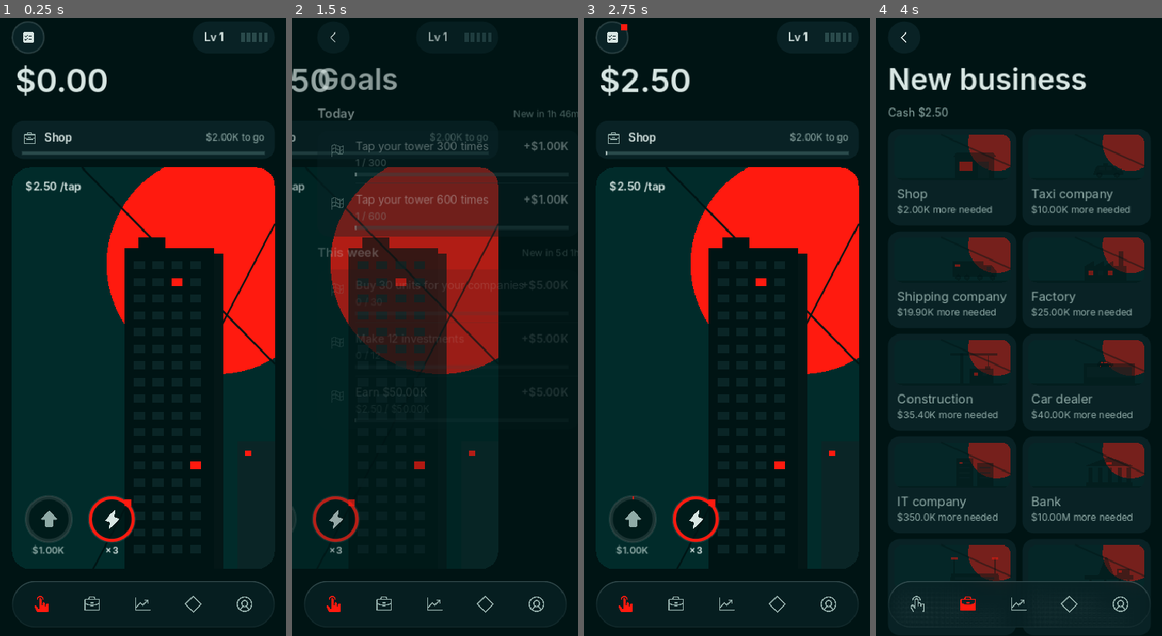
Above: before the commit, frames 1-4 (left to right).
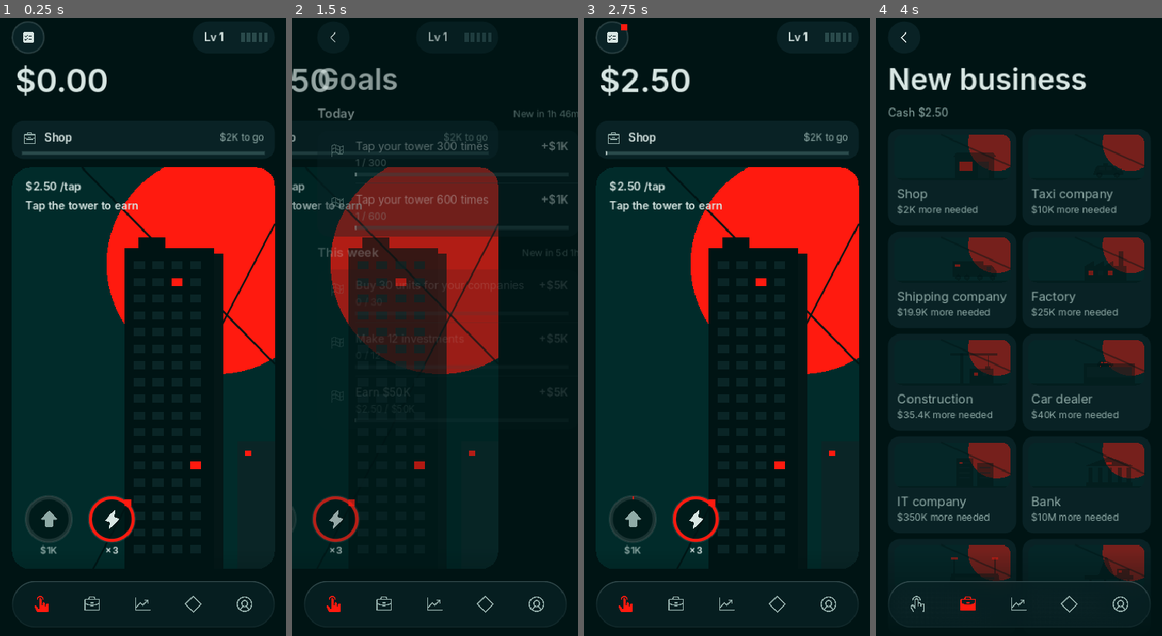
Above: after the commit, the same moments.

Repository: ytjustjosh17-cpu/MCG
Game: Godot game, scene res://scenes/main.tscn
Two runs of this game, one before a commit and one after it. Both use one fixed random seed, a clock stepped at 60 frames per second and the inputs below.
Inputs (mouse positions are in pixels of both pictures, inside the frame that each line leads up to):
- Up to frame 1 (0.25 s): no input
- Up to frame 2 (1.5 s): click "$1.00K" (after the commit: "$1K") at 0.5 s; click (320, 36) at 1.25 s
- Up to frame 3 (2.75 s): click (624, 605) at 2.02 s
- Up to frame 4 (4 s): click "Shop" at 2.75 s; click "New" at 3.5 s

The runs differ from the first frame. In frame 1, 0.5% of the frame differs, in the area x 8-93%, y 18-87%; in frame 2, 0.4%; in frame 3, 0.5%; in frame 4, 1.5%, in the area x 11-94%, y 30-92%.

Commit message:
Design review fixes, round 1
- Business tab: income labelled, boost bar clearer and hidden until you
  own a company, empty state leads to the first company
- Cleaner money format ($32K, $1.2M), merger wording, 44 px controls
- Company and coin pages open on 1D, matching the lists
- Owned marks are neutral (red stays for the sun), first-time tap hint,
  business picker sorted by what you can afford, fade behind the tab bar
- Rival beaten is a toast, not a blocking card; plainer investing words

Co-Authored-By: Claude Opus 5.5 <noreply@anthropic.com>
Claude-Session: https://claude.ai/code/session_01G43aEuqkjUy83khniNYyKE

Diff:
--- a/game/scripts/asset_detail.gd
+++ b/game/scripts/asset_detail.gd
@@ -70,6 +70,8 @@
 	_chart.scrub.connect(_on_scrub)
 	body.add_child(_chart)
 	_seg = Segmented.new(RANGES)
+	_seg.select(1)  # 1D, the same window the lists show
+	_chart.set_range("1D")
 	_seg.changed.connect(func(i: int):
 		Kit.haptic("selection")
 		_chart.set_range(RANGES[i])
@@ -86,7 +88,7 @@
 	separator(c)
 	_profit = _line(c, "Profit")
 	separator(c)
-	_extra = _line(c, "Dividends" if kind == "share" else "Staking")
+	_extra = _line(c, "Pays you" if kind == "share" else "Staking earns")
 	_extra_name = _extra.get_parent().get_child(0)
 	var h := HBoxContainer.new()
 	h.add_theme_constant_override("separation", 8)
@@ -97,6 +99,8 @@
 
 	if kind == "coin":
 		section("Staking", "%.2f%% a day" % (Game.stake_rate(sym) * 2400.0))
+		var hint := UI.label("Lock coins for 24 h and they earn more coins.", 13, UI.SUB)
+		body.add_child(hint)
 		var sc := card()
 		_stake_card = sc.get_parent()
 		_staked = _line(sc, "Locked")
@@ -112,7 +116,7 @@
 	else:
 		section("Stats")
 		var st := card()
-		_line(st, "Dividend").text = "%.1f%%" % (float(a[3]) * 1000.0)
+		_line(st, "Yearly payout").text = "%.1f%%" % (float(a[3]) * 1000.0)
 		separator(st)
 		_line(st, "Sector").text = a[4]
 		separator(st)
@@ -198,6 +202,9 @@
 	var pct := gain / paid * 100.0 if paid > 0.0 else 0.0
 	_profit.text = "None" if total <= 0.0 else "%s%s (%.1f%%)" % ["▲ +" if gain >= 0 else "▼ −", Game.money_short(absf(gain)), absf(pct)]
 	_profit.add_theme_color_override("font_color", UI.TEXT if total <= 0.0 else UI.change_color(gain))
+	if total > 0.0 and absf(pct) < 0.05:
+		_profit.text = "No change yet"
+		_profit.add_theme_color_override("font_color", UI.SUB)
 	if kind == "share":
 		var a := _asset()
 		_extra.text = Game.money_short(free * Game.price(sym) * float(a[3]) * Data.STOCK_DIV_SCALE * Game.global_mult()) + " /h"
--- a/game/scripts/business_detail.gd
+++ b/game/scripts/business_detail.gd
@@ -144,14 +144,14 @@
 	var cut := int(Data.MANAGER_CUT * 100.0)
 	if Game.has_manager(id):
 		_mgr_title.text = "Manager hired"
-		_mgr_body.text = "Expands when full · takes %d%%" % cut
+		_mgr_body.text = "Expands when full · keeps %d%%" % cut
 		_mgr_btn.visible = false
 	else:
 		_mgr_title.text = "Manager"
-		_mgr_body.text = "Expands for you when full, even while you're away. Takes %d%% of income." % cut
+		_mgr_body.text = "Expands when full, even while you're away · keeps %d%%" % cut
 		_mgr_btn.visible = true
 		_mgr_btn.text = "Hire · " + Game.money_short(Game.manager_cost(id))
-		Page.set_enabled(_mgr_btn, Game.cash >= Game.manager_cost(id), false)
+		Page.set_enabled(_mgr_btn, Game.cash >= Game.manager_cost(id), true)
 	if units >= cap:
 		_unit_note.text = "Full"
 		_buy.text = "Full"
--- a/game/scripts/business_page.gd
+++ b/game/scripts/business_page.gd
@@ -8,6 +8,8 @@
 var _list: VBoxContainer
 var _cards := {}
 var _empty: Control
+var _income_note: Label
+var _boost_card: Control
 
 
 func _init() -> void:
@@ -20,7 +22,10 @@
 	_income.add_theme_font_override("font", UI.DISPLAY)
 	_income.add_theme_color_override("font_color", UI.TEXT)
 	body.add_child(_income)
+	_income_note = UI.label("From your companies", 13, UI.SUB)
+	body.add_child(_income_note)
 	var c := card()
+	_boost_card = c.get_parent()
 	_boost = Row.new("bolt", "", false)
 	(_boost.lead as Icon).set_style(UI.RED)
 	_boost.pressed.connect(_on_boost)
@@ -34,28 +39,35 @@
 	_list = VBoxContainer.new()
 	_list.add_theme_constant_override("separation", 12)
 	body.add_child(_list)
-	_empty = UI.panel(UI.PANEL, 16)
-	_empty.custom_minimum_size = Vector2(0, 96)
-	var el := UI.label("Open a company to earn every hour.", 15, UI.SUB)
-	el.autowrap_mode = TextServer.AUTOWRAP_WORD_SMART
-	el.set_anchors_and_offsets_preset(Control.PRESET_FULL_RECT)
-	el.offset_left = 16
-	el.offset_right = -16
-	el.vertical_alignment = VERTICAL_ALIGNMENT_CENTER
-	_empty.add_child(el)
-	_list.add_child(_empty)
+	# Empty state: one clear way forward.
+	var first: Dictionary = Data.BUSINESSES[0]
+	var er := Row.new("business")
+	er.custom_minimum_size = Vector2(0, 72)
+	er.set_texts("Open your first company", "It earns every hour, even while you're away", Game.money_short(float(first["cost"])))
+	er.pressed.connect(func():
+		Kit.tick()
+		push_page.emit(StartBusinessPage.new()))
+	var ec := card(_list)
+	ec.add_child(er)
+	_empty = ec.get_parent()
 
 
 func refresh() -> void:
 	if _income == null:
 		return
 	_income.set_value(Game.business_per_hour())
+	var has := Game.companies() > 0
+	_boost_card.visible = has
+	_income.visible = has
+	_income_note.visible = has
+	_boost.value_l.add_theme_color_override("font_color", UI.TEXT)
 	if Game.ibost_active():
-		_boost.set_texts("×2 income", "", Game.clock(Game.ibost_left()))
+		_boost.set_texts("×2 income on", "", Game.clock(Game.ibost_left()))
 	elif Game.ibost_ready():
-		_boost.set_texts("×2 income · 4 h", "", "Start" if Game.companies() > 0 else "")
+		_boost.set_texts("×2 income for 4 h", "Free, then rests for a while", "Start")
+		_boost.value_l.add_theme_color_override("font_color", UI.RED)
 	else:
-		_boost.set_texts("×2 income", "", Game.clock(Game.ibost_cooldown_left()))
+		_boost.set_texts("×2 income", "Ready again in", Game.clock(Game.ibost_cooldown_left()))
 	_count.text = "%d of %d" % [Game.companies(), Data.BUSINESSES.size()]
 	_empty.visible = Game.companies() == 0
 	for b in Data.BUSINESSES:
--- a/game/scripts/earn_page.gd
+++ b/game/scripts/earn_page.gd
@@ -18,6 +18,7 @@
 var _level_btn: IconButton
 var _boost_btn: IconButton
 var _goal: GoalCard
+var _hint: Label
 
 
 func _ready() -> void:
@@ -63,6 +64,10 @@
 	_per_tap = UI.label("", 15, UI.TEXT, true)
 	_per_tap.position = Vector2(18, 16)
 	_card.add_child(_per_tap)
+	# First-time hint, gone after a few taps.
+	_hint = UI.label("Tap the tower to earn", 15, UI.TEXT, true)
+	_hint.position = Vector2(18, 42)
+	_card.add_child(_hint)
 	_level_btn = IconButton.new("level", 64.0)
 	_level_btn.custom_minimum_size = Vector2(80, 86)
 	_level_btn.pressed.connect(_on_level_up)
@@ -119,6 +124,7 @@
 	_goal.set_goal(Game.next_goal())
 	if had != _goal.visible:
 		_layout.call_deferred()
+	_hint.visible = Game.taps < 10
 	_per_tap.text = Game.money_short(Game.tap_value() * (Game.BOOST_MULT if Game.boost_active() else 1.0)) + " /tap"
 	var maxed := Game.level >= Data.MAX_LEVEL
 	var can := Game.can_level_up()
--- a/game/scripts/game_state.gd
+++ b/game/scripts/game_state.gd
@@ -1720,11 +1720,15 @@
 	var sign := "-" if v < 0.0 else ""
 	if a < 1000.0:
 		return sign + ("$%d" % int(round(a)) if a >= 100.0 else "$%.2f" % a)
+	# Three significant figures, no trailing zeros: $32K, $1.2M, $12.27M, $383K.
 	var units := BIG_UNITS
 	for u in units:
-		if a >= u[0]:
-			var x: float = a / u[0]
-			return sign + ("$%.1f%s" % [x, u[1]] if x >= 100.0 else "$%.2f%s" % [x, u[1]])
+		if a >= float(u[0]) * 0.9995:
+			var x: float = a / float(u[0])
+			var t := "%.0f" % x if x >= 100.0 else ("%.1f" % x if x >= 10.0 else "%.2f" % x)
+			if t.contains("."):
+				t = t.rstrip("0").rstrip(".")
+			return sign + "$" + t + String(u[1])
 	return sign + "$%.2f" % a
 
 
--- a/game/scripts/invest_page.gd
+++ b/game/scripts/invest_page.gd
@@ -64,7 +64,7 @@
 	shares_box.add_child(flow)
 	for sec in [""] + Data.SECTORS:
 		var b := UI.pill("All" if sec == "" else sec, UI.PANEL, UI.SUB, 13, 16)
-		b.custom_minimum_size = Vector2(0, 34)
+		b.custom_minimum_size = Vector2(0, 40)
 		var ss: String = sec
 		b.pressed.connect(func():
 			Kit.haptic("selection")
--- a/game/scripts/main.gd
+++ b/game/scripts/main.gd
@@ -40,7 +40,8 @@
 		Kit.celebrate("Daily goal done" if scope == "daily" else "Weekly goal done", text, "+" + Game.money_short(reward)))
 	Game.rival_beaten.connect(func(i: int):
 		var r: Array = Data.RIVALS[i]
-		Kit.celebrate("Rival beaten", "You passed %s" % r[0], "#%d" % (Data.RIVALS.size() - i)))
+		Kit.haptic("success")
+		Kit.toast("You passed %s · now #%d" % [r[0], Data.RIVALS.size() - i], true))
 	Game.deal_ready.connect(func(_d): _show_deal())
 	var dt := Timer.new()
 	dt.wait_time = 1.0
@@ -65,6 +66,24 @@
 	_nav.anchor_right = 1.0
 	_nav.anchor_top = 1.0
 	_nav.anchor_bottom = 1.0
+	# Soft fade so list rows melt away behind the floating tab bar.
+	var fade := TextureRect.new()
+	var grad := Gradient.new()
+	grad.set_color(0, Color(UI.BG, 0.0))
+	grad.set_color(1, Color(UI.BG, 0.92))
+	var gt := GradientTexture2D.new()
+	gt.gradient = grad
+	gt.fill_from = Vector2(0, 0)
+	gt.fill_to = Vector2(0, 1)
+	gt.width = 4
+	gt.height = 64
+	fade.texture = gt
+	fade.stretch_mode = TextureRect.STRETCH_SCALE
+	fade.expand_mode = TextureRect.EXPAND_IGNORE_SIZE
+	fade.mouse_filter = Control.MOUSE_FILTER_IGNORE
+	fade.set_anchors_and_offsets_preset(Control.PRESET_BOTTOM_WIDE)
+	fade.offset_top = -120
+	add_child(fade)
 	add_child(_nav)
 	_nav.tab_selected.connect(show_page)
 
--- a/game/scripts/mergers_page.gd
+++ b/game/scripts/mergers_page.gd
@@ -50,11 +50,11 @@
 
 func _effect(m: Dictionary) -> String:
 	if m["boost"].is_empty():
-		return "×2 all income"
+		return "Income ×2 on everything"
 	var names: Array = []
 	for bid in m["boost"]:
 		names.append(String(Data.business(bid)["name"]).to_lower())
-	return "×%.1f %s" % [m["mult"], ", ".join(names)]
+	return "Income ×%s on %s" % [str(snappedf(float(m["mult"]), 0.1)), ", ".join(names)]
 
 
 func refresh() -> void:
--- a/game/scripts/profile_page.gd
+++ b/game/scripts/profile_page.gd
@@ -181,7 +181,14 @@
 	b2.pressed.connect(_on_restore)
 	bk.add_child(b2)
 
-	body.add_child(button("Start again", false, _on_reset))
+	var reset := UI.flat_button()
+	reset.text = "Start again"
+	reset.custom_minimum_size = Vector2(0, 48)
+	for k in ["font_color", "font_hover_color", "font_pressed_color"]:
+		reset.add_theme_color_override(k, UI.DOWN)
+	reset.add_theme_font_size_override("font_size", 15)
+	reset.pressed.connect(_on_reset)
+	body.add_child(reset)
 
 
 func refresh() -> void:
--- a/game/scripts/row.gd
+++ b/game/scripts/row.gd
@@ -54,7 +54,7 @@
 	title_l.size_flags_horizontal = Control.SIZE_SHRINK_BEGIN
 	th.add_child(title_l)
 	mark = ColorRect.new()
-	mark.color = UI.RED
+	mark.color = UI.TEXT  # "owned"; red stays for the sun and lit windows
 	mark.custom_minimum_size = Vector2(8, 8)
 	mark.size_flags_vertical = Control.SIZE_SHRINK_CENTER
 	mark.mouse_filter = Control.MOUSE_FILTER_IGNORE
--- a/game/scripts/segmented.gd
+++ b/game/scripts/segmented.gd
@@ -10,7 +10,7 @@
 
 func _init(labels: Array) -> void:
 	add_theme_stylebox_override("panel", UI.box(UI.PANEL, 10, 2, 2))
-	custom_minimum_size = Vector2(0, 40)
+	custom_minimum_size = Vector2(0, 44)
 	var h := HBoxContainer.new()
 	h.add_theme_constant_override("separation", 2)
 	add_child(h)
--- a/game/scripts/start_business_page.gd
+++ b/game/scripts/start_business_page.gd
@@ -47,6 +47,14 @@
 func refresh() -> void:
 	if _cash == null:
 		return
+	# Affordable first, then the rest by price, owned ones last.
+	var order: Array = Data.BUSINESSES.duplicate()
+	order.sort_custom(func(a, b):
+		var ka := _rank(a)
+		var kb := _rank(b)
+		return ka < kb if ka != kb else float(a["cost"]) < float(b["cost"]))
+	for i in range(order.size()):
+		_grid.move_child(_tiles[order[i]["id"]][0], i)
 	_cash.text = "Cash " + Game.money(Game.cash)
 	for b in Data.BUSINESSES:
 		var id: String = b["id"]
@@ -97,3 +105,9 @@
 		pop_page.emit()
 	else:
 		Kit.toast("Not enough cash")
+
+
+func _rank(b: Dictionary) -> int:
+	if Game.owns(b["id"]):
+		return 2
+	return 0 if Game.cash >= float(b["cost"]) else 1
--- a/game/tests/screenshot.gd
+++ b/game/tests/screenshot.gd
@@ -47,6 +47,7 @@
 	g.buy_item("watches", 0)
 	g.buy_item("watches", 1)
 	g.home = 3
+	g.counters["rivals"] = float(Data.RIVALS.size())  # no pop-ups during the shots
 	g.cash = 2.4e5
 	g.recalc()
 	for i in 8:
--- a/game/tests/smoke_test.gd
+++ b/game/tests/smoke_test.gd
@@ -38,7 +38,7 @@
 	_check(game.money(19284.4) == "$19,284", "money grouped")
 	_check(game.money(62480190) == "$62,480,190", "money millions")
 	_check(game.money(1.25e9) == "$1.25B", "money billions")
-	_check(game.money(3.4e12) == "$3.40T", "money trillions")
+	_check(game.money(3.4e12) == "$3.4T" and game.money_short(32000.0) == "$32K" and game.money_short(1.2e6) == "$1.2M" and game.money_short(382800.0) == "$383K", "money short drops trailing zeros")
 	_check(game.money_short(4658503.47) == "$4.66M", "money short")
 	_check(game.clock(119) == "1:59", "clock")
 
